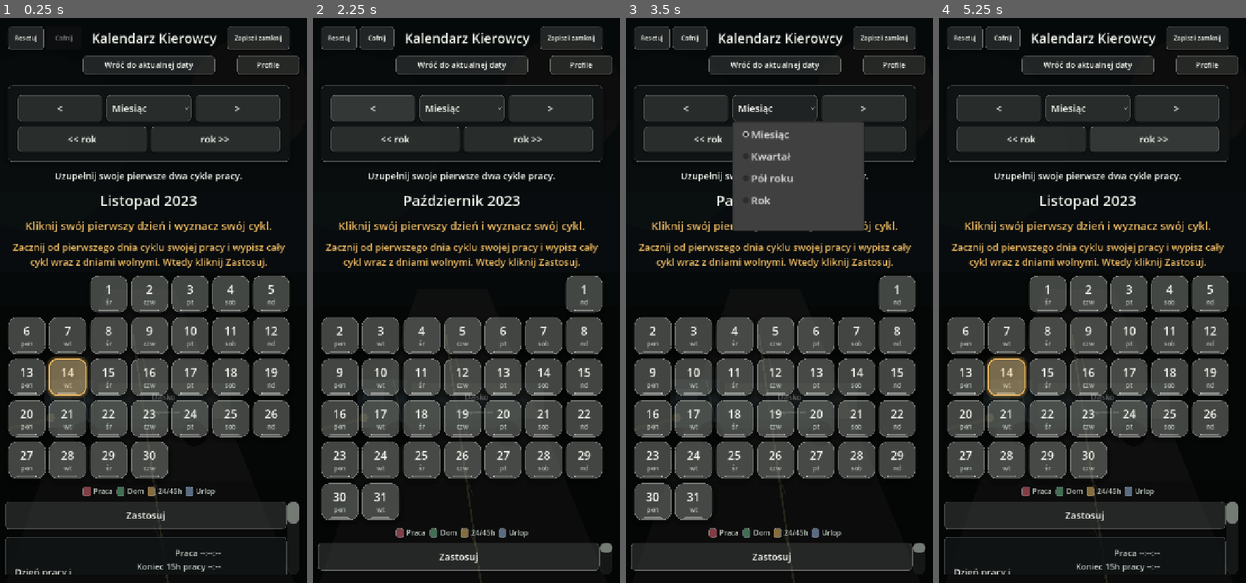
Above: before the commit, frames 1-4 (left to right).
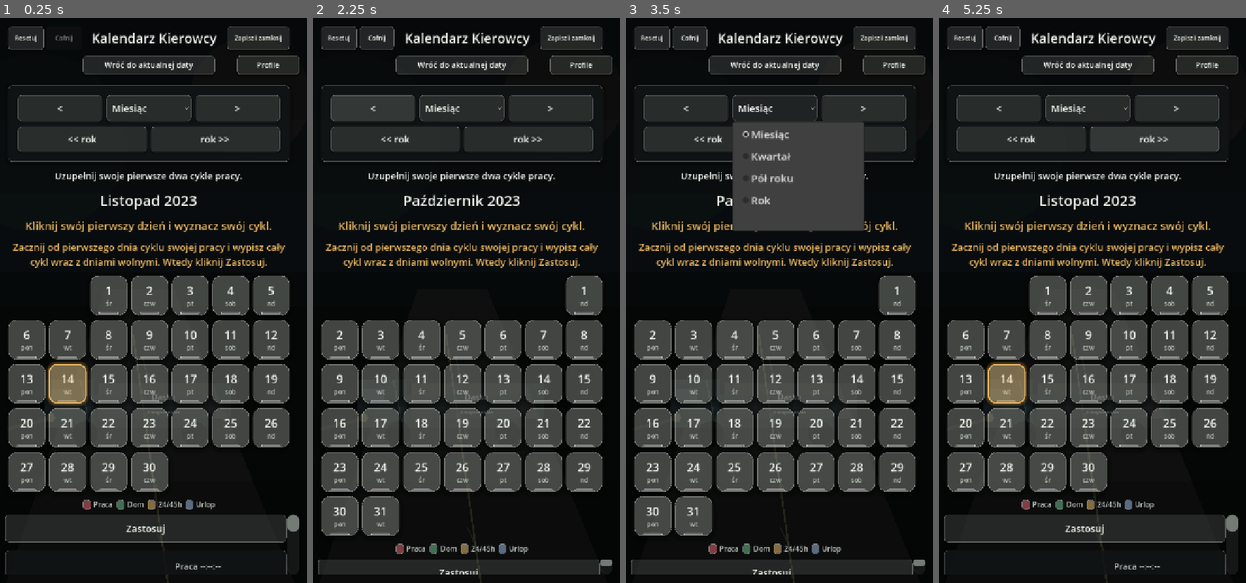
Above: after the commit, the same moments.

Repository: ElKlient/IDOL-Genesis
Game: Godot game, scene res://scenes/main.tscn
The game is run twice, just before and just after one commit, with the same random seed, the same clock (stepped at 60 frames per second) and the same inputs.
Inputs:
- Up to frame 1 (0.25 s): no input
- Up to frame 2 (2.25 s): click "Zapisz i zamknij" at 0.5 s; click "Cofnij" at 1.25 s; click "<" at 2 s
- Up to frame 3 (3.5 s): click "Miesiąc" at 2.75 s
- Up to frame 4 (5.25 s): click ">" at 3.5 s; click "<< rok" at 4.25 s; click "rok >>" at 5 s

The runs differ from the first frame. In frame 1, 15% of the frame differs, in the area x 1-98%, y 47-99%; in frame 2, 16%; in frame 3, 16%; in frame 4, 15%.

Commit message:
Improve calendar tile taps and hours

Diff:
--- a/scripts/main.gd
+++ b/scripts/main.gd
@@ -43,6 +43,8 @@
 const NAVIGATION_TAP_MOVE_LIMIT := 12.0
 const NAVIGATION_TAP_SCROLL_LIMIT := 10.0
 const NAVIGATION_BLOCK_AFTER_SCROLL_MS := 1600
+const CALENDAR_TAP_MOVE_LIMIT := 24.0
+const CALENDAR_TILE_HIT_PADDING := 10.0
 const TOUCH_SCROLL_DEADZONE_MENU := 18
 const RETURN_TODAY_BUTTON_TOP := 84
 const RETURN_TODAY_BUTTON_HEIGHT := 44
@@ -905,13 +907,13 @@
 		shield_touch_dragged = true
 		return
 
-	if shield_touch_start_position.distance_to(position) > TOUCH_DRAG_CANCEL_DISTANCE:
+	if shield_touch_start_position.distance_to(position) > CALENDAR_TAP_MOVE_LIMIT:
 		shield_touch_dragged = true
 
 
 func _finish_calendar_shield_touch(position: Vector2) -> void:
 	var was_dragged := shield_touch_dragged
-	if shield_touch_tracking and shield_touch_start_position.distance_to(position) > TOUCH_DRAG_CANCEL_DISTANCE:
+	if shield_touch_tracking and shield_touch_start_position.distance_to(position) > CALENDAR_TAP_MOVE_LIMIT:
 		was_dragged = true
 
 	shield_touch_tracking = false
@@ -979,6 +981,14 @@
 			day_touch_targets.remove_at(index)
 			continue
 		if button.visible and button.get_global_rect().has_point(position):
+			return target
+
+	for index in range(day_touch_targets.size() - 1, -1, -1):
+		var target := day_touch_targets[index]
+		var button = target.get("button", null)
+		if not (button is Button) or not is_instance_valid(button):
+			continue
+		if button.visible and button.get_global_rect().grow(CALENDAR_TILE_HIT_PADDING).has_point(position):
 			return target
 
 	return {}
@@ -3243,10 +3253,10 @@
 func _day_cell_height() -> int:
 	match _range_months():
 		3, 6:
-			return 56
+			return 60
 		12:
-			return 56
-	return 84
+			return 60
+	return 90
 
 
 func _tile_day_font_size() -> int:
@@ -3279,10 +3289,10 @@
 func _tile_work_hours_font_size() -> int:
 	match _range_months():
 		3, 6:
-			return 8
+			return 9
 		12:
-			return 8
-	return 10
+			return 9
+	return 12
 
 
 func _selected_pause_hours() -> int:
@@ -4425,6 +4435,7 @@
 	last_work_duration_seconds = maxi(0, finished_unix - work_start_unix)
 	last_work_end_unix = finished_unix
 	_save_worked_seconds_for_day(work_start_unix, last_work_duration_seconds)
+	show_worked_hours = true
 	work_start_unix = 0
 	work_end_unix = 0
 	pause_start_unix = 0
